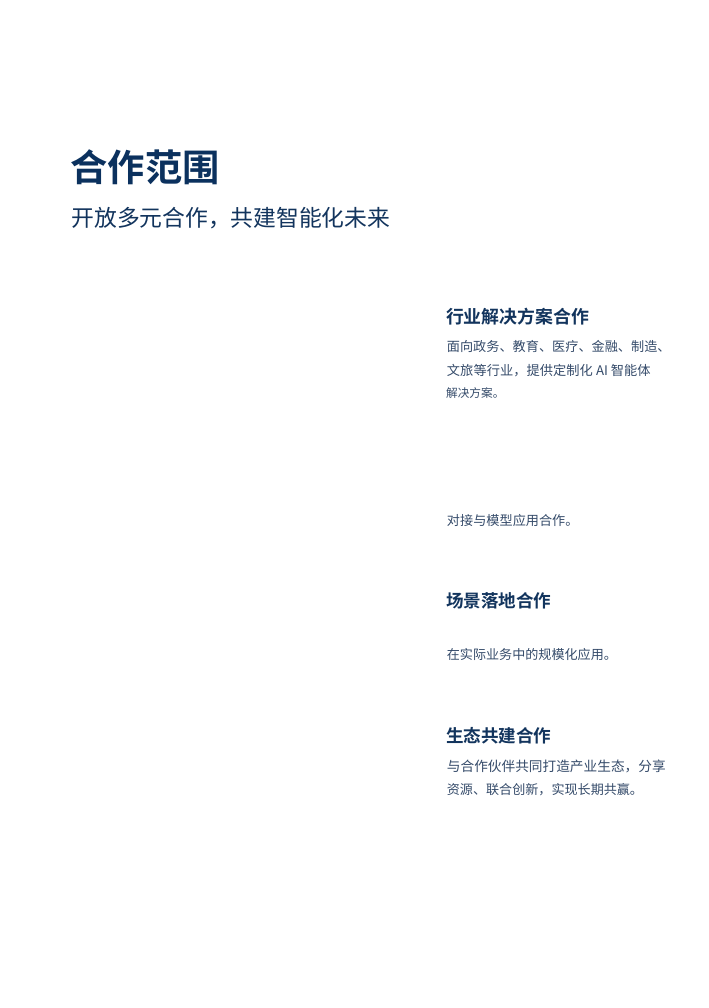
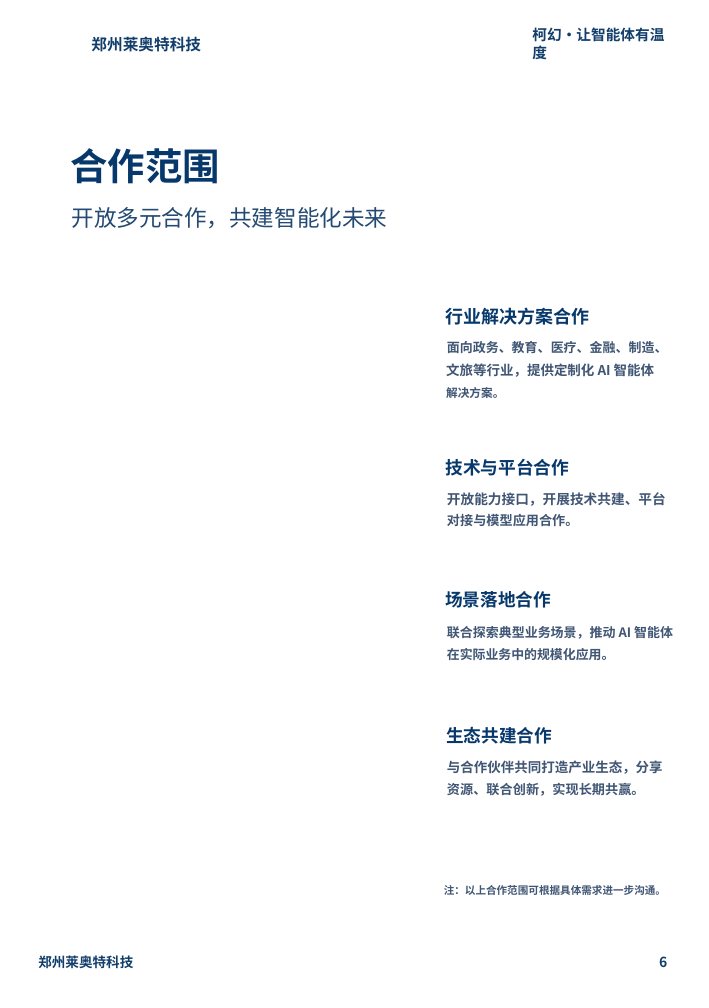
Before and after one commit to xiaoguo96/pdf2pptx, a slide deck: slide 9 of samples/output_测试3_editable.pptx. Drawn at 709x1008 pixels with LibreOffice and Linux fonts; fonts in the diff are those of the drawing; background and template pictures are left out. Boxes give left, top, right and bottom in pixels: in the first picture for what was removed or moved away, otherwise in the second. Text is boxed around its words. In the diff, an @@ line names an element or a change of style, - is before the commit and + after.

```diff
--- a/samples/output_测试3_editable.pptx
+++ b/samples/output_测试3_editable.pptx
@@ text added at bbox=[532, 27, 664, 59], 17.6 pt, text #123E6B, bold @@
+柯幻·让智能体有温度
@@ text added at bbox=[91, 36, 201, 52], 18.8 pt, text #123E6B, bold @@
+郑州莱奥特科技
@@ text "合作范围" at bbox=[71, 148, 220, 184]: size 44.8 to 44.9 pt, text colour #0B315E to #07386B @@
@@ text "开放多元合作，共建智能化未来" at bbox=[71, 207, 387, 228]: size 27.4 to 27.1 pt, text colour #12345D to #244A73 @@
@@ text "行业解决方案合作" at bbox=[445, 307, 589, 325]: size 21.5 to 21.6 pt, text colour #12345D to #07386B @@
@@ text "面向政务、教育、医疗、金融、制造、" at bbox=[447, 341, 668, 353]: size 15.8 to 15.6 pt, text colour #354B6A to #405674, bold on @@
@@ text "文旅等行业，提供定制化 AI 智能体" at bbox=[446, 363, 654, 377]: size 15.9 to 16.2 pt, text colour #354B6A to #405674, bold on @@
@@ text "解决方案。" at bbox=[446, 387, 504, 398]: text colour #354B6A to #405674, bold on @@
@@ text added at bbox=[445, 459, 569, 476], 21.3 pt, text #07386B, bold @@
+技术与平台合作
@@ text added at bbox=[447, 492, 666, 506], 16.4 pt, text #405674, bold @@
+开放能力接口，开展技术共建、平台
@@ text "对接与模型应用合作。" at bbox=[447, 514, 579, 526]: text colour #354B6A to #405674, bold on @@
@@ text "场景落地合作" at bbox=[445, 591, 551, 608]: size 21.1 to 21.2 pt, text colour #12345D to #07386B @@
@@ text added at bbox=[447, 626, 673, 639], 15.6 pt, text #405674, bold @@
+联合探索典型业务场景，推动 AI 智能体
@@ text "在实际业务中的规模化应用。" at bbox=[447, 648, 615, 660]: size 15.7 to 15.5 pt, text colour #354B6A to #405674, bold on @@
@@ text "生态共建合作" at bbox=[446, 726, 552, 744]: size 21.1 to 21.2 pt, text colour #12345D to #07386B @@
@@ text "与合作伙伴共同打造产业生态，分享" at bbox=[447, 760, 663, 774]: size 16.4 to 16.2 pt, text colour #354B6A to #405674, bold on @@
@@ text "资源、联合创新，实现长期共赢。" at bbox=[447, 783, 645, 796]: size 15.7 to 15.8 pt, text colour #354B6A to #405674, bold on @@
@@ text added at bbox=[444, 885, 666, 895], 12.7 pt, text #405674, bold @@
+注：以上合作范围可根据具体需求进一步沟通。
@@ text added at bbox=[38, 955, 133, 968], 16.3 pt, text #123E6B, bold @@
+郑州莱奥特科技
@@ text added at bbox=[659, 956, 667, 967], 16.7 pt, text #123E6B, bold @@
+6
```
Also in this commit, not shown: 7 other slides changed, 2 slides added, 2 slides removed, 26 other files.
